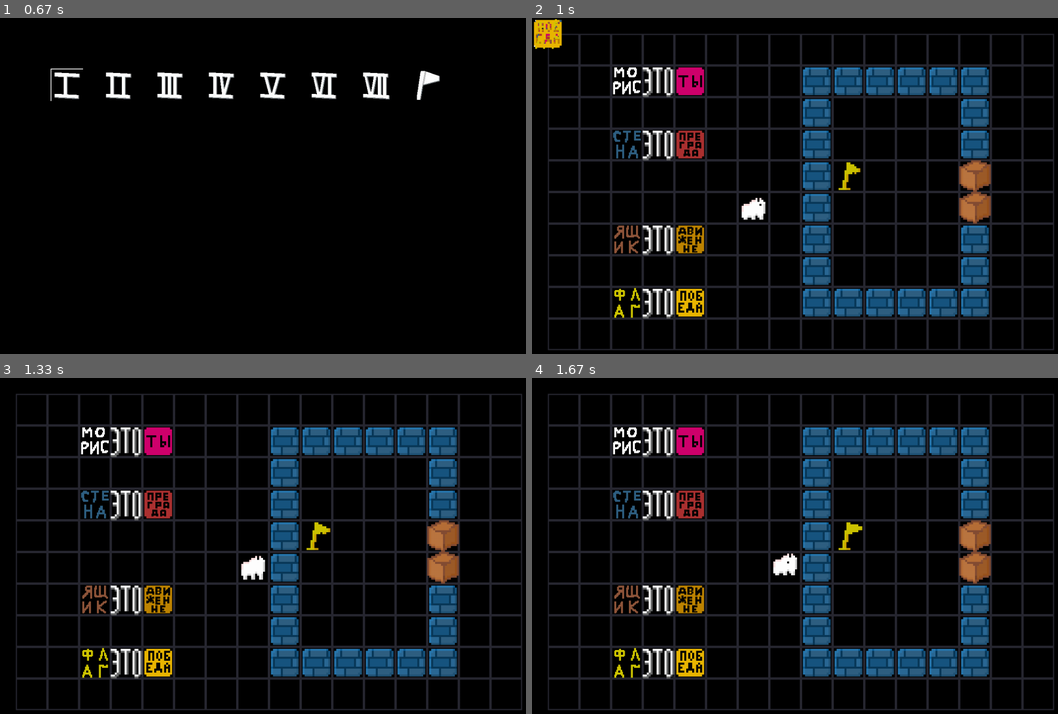
Above: before the commit, frames 1-4 (two rows, left to right).
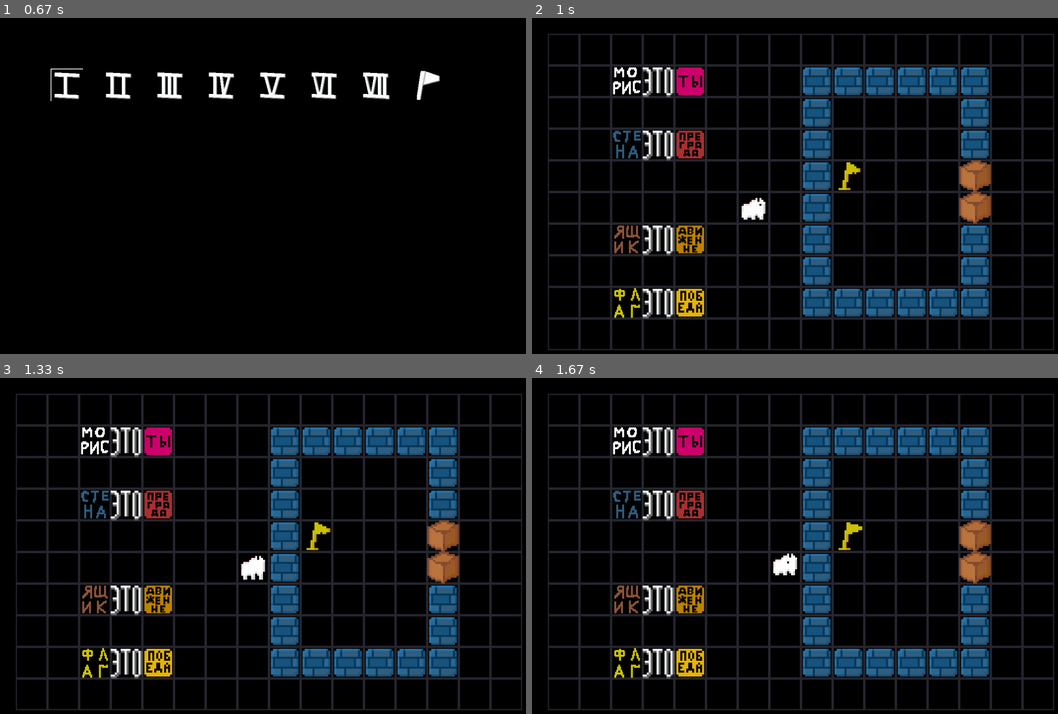
Above: after the commit, the same moments.

Repository: DIVERSIUMx/pygame-project
Game: pygame game, started from main.py
Two runs of this game, one before a commit and one after it. Both use one fixed random seed, a clock stepped at 60 frames per second and the inputs below.
Inputs:
- Up to frame 1 (0.67 s): tap Enter at 0.33 s
- Up to frame 2 (1 s): tap Enter at 0.67 s
- Up to frame 3 (1.33 s): hold D from 1.13 s (still down)
- Up to frame 4 (1.67 s): release D at 1.6 s; hold W from 1.63 s (still down)

Frame 1 is identical in both runs. In frame 2, 0.4% of the frame differs, in the area x 0-6%, y 0-10%; in frame 3, nothing differs; in frame 4, nothing differs.

Commit message:
fix sprite spawn

Diff:
--- a/sprites.py
+++ b/sprites.py
@@ -46,7 +46,7 @@
             str(self.value // 60).rjust(
                 2, "0"
             ) + ":" + str(self.value % 60).rjust(2, "0"), 1, (255, 255, 255)
-            )
+        )
 
     def set_value(self, value):
         self.value = value
@@ -54,7 +54,7 @@
             str(self.value // 60).rjust(
                 2, "0"
             ) + ":" + str(self.value % 60).rjust(2, "0"), 1, (255, 255, 255)
-            )
+        )
 
 
 class ResultShowSprite(pygame.sprite.Sprite):  # Спрайт отображения результата
@@ -109,9 +109,10 @@
             self.frames = tuple(
                 self.im.subsurface(x * 80, y * 80, 80, 80)
                 for x in range(colums) for y in range(rows)
-                )
+            )
             self.image = self.frames[0]
             self.rect = self.image.get_rect()
+        self.rect.x = -100
 
     def update(self):
         global FROZE
